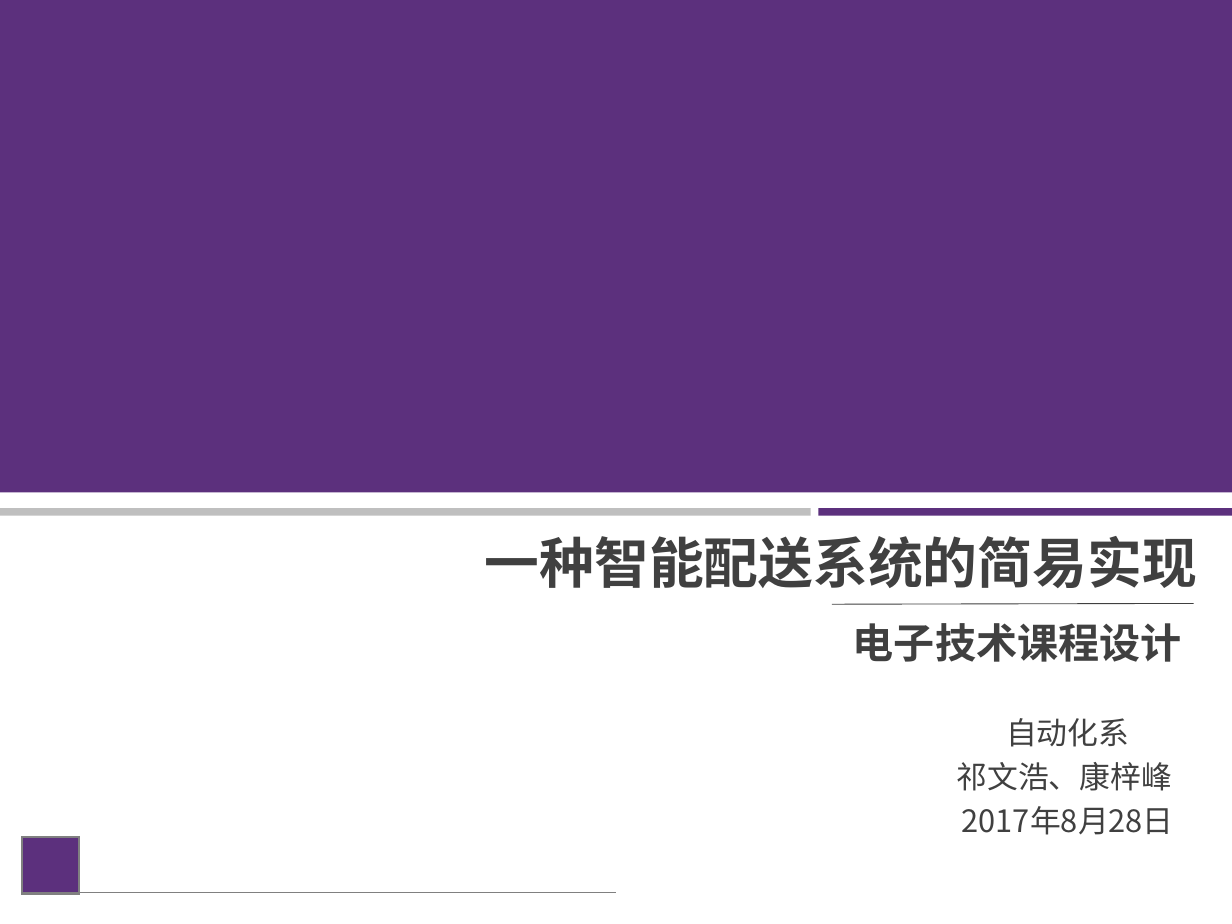
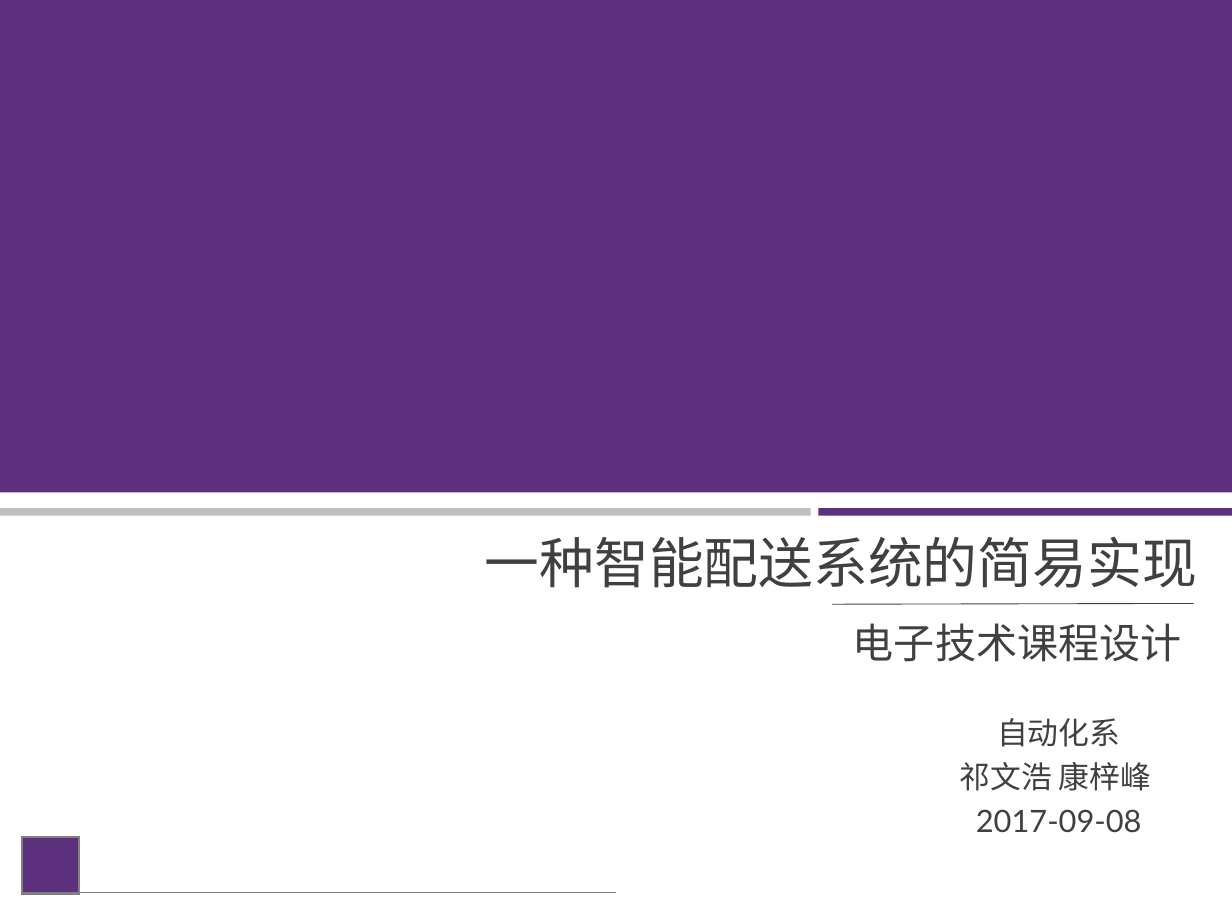
Before and after one commit to jameswhqi/summer-electronics, a slide deck: slide 1 of final_report/答辩_祁文浩_康梓峰.pptx. Drawn at 1232x924 pixels with LibreOffice and Linux fonts; fonts in the diff are those of the drawing. Boxes give left, top, right and bottom in pixels: in the first picture for what was removed or moved away, otherwise in the second. Text is boxed around its words. In the diff, an @@ line names an element or a change of style, - is before the commit and + after.

```diff
--- a/final_report/答辩_祁文浩_康梓峰.pptx
+++ b/final_report/答辩_祁文浩_康梓峰.pptx
@@ text "一种智能配送系统的简易实现" at (485, 537, 1197, 588): font Noto Sans CJK SC to Roboto, bold off @@
@@ text "电子技术课程设计" at (853, 623, 1182, 662): font Calibri to Roboto, bold off @@
@@ text at (997, 718, 1120, 747): font Noto Sans CJK SC to Lato in "自动化系" @@
@@ text at (959, 762, 1151, 833): text changed; font Noto Sans CJK SC to Lato @@
-祁文浩、康梓峰
-2017年8月28日
+祁文浩 康梓峰
+2017-09-08
```
Also in this commit, not shown: 7 other slides changed, 14 slides added, 11 slides removed, 6 other files.
